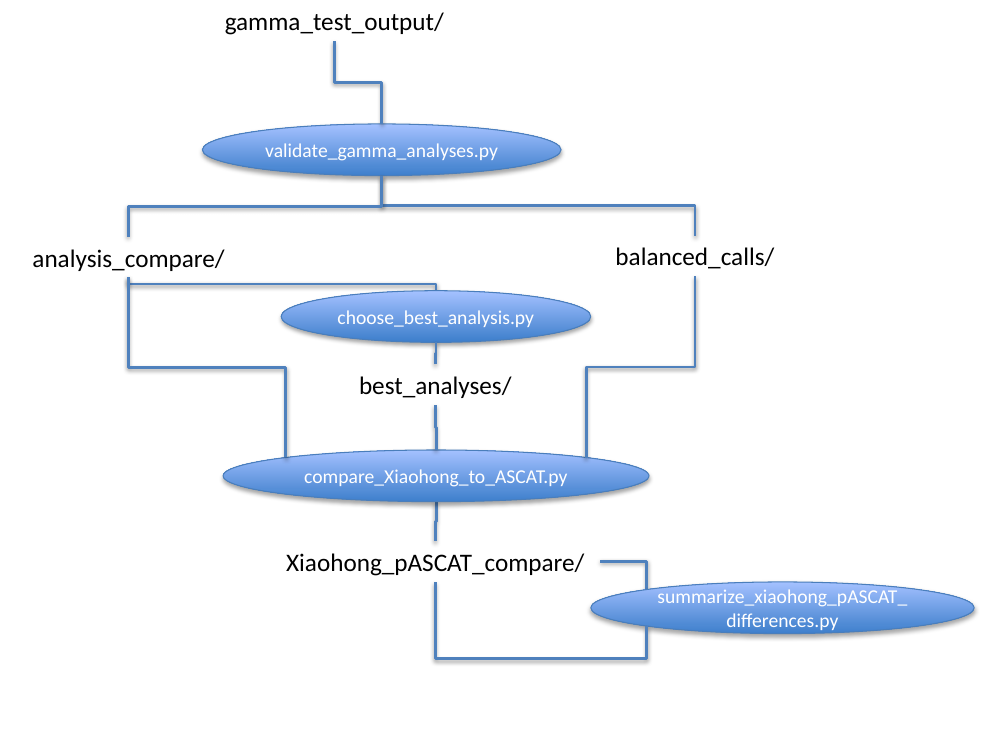
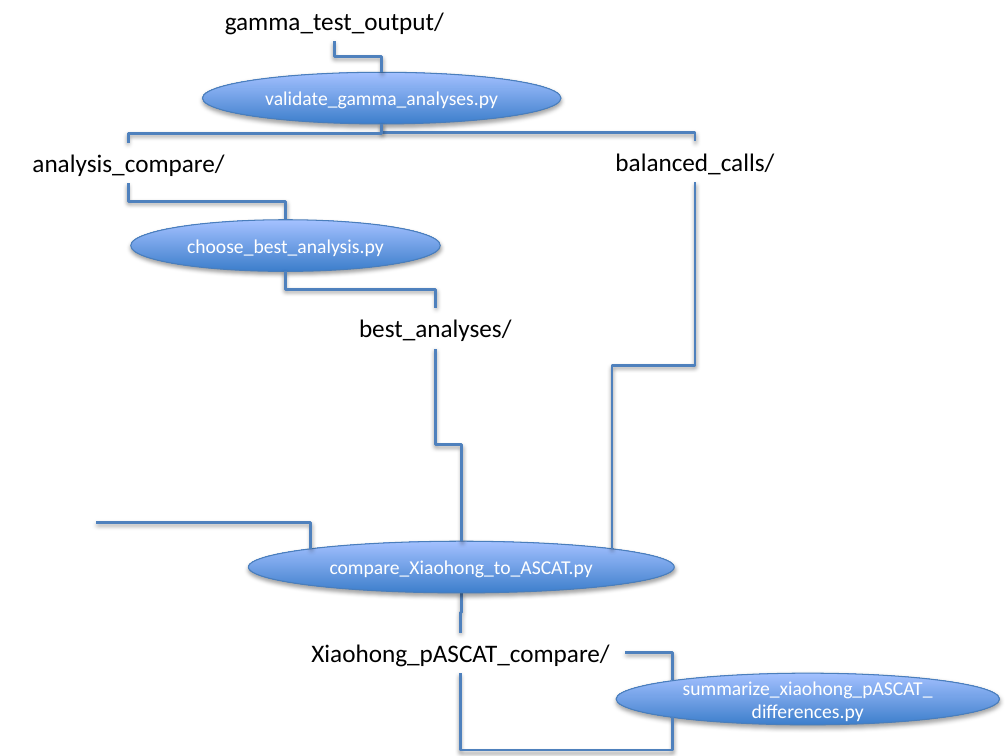
Before and after one commit to luciansmith/kuhner-python, a slide deck: slide 2 of Python program structure.pptx. Drawn at 1008x756 pixels with LibreOffice and Linux fonts; fonts in the diff are those of the drawing. Boxes give left, top, right and bottom in pixels: in the first picture for what was removed or moved away, otherwise in the second. Text is boxed around its words. In the diff, an @@ line names an element or a change of style, - is before the commit and + after.

```diff
--- a/Python program structure.pptx
+++ b/Python program structure.pptx
@@ elbow line moved from (382, 124) - (335, 40) to (382, 73) - (335, 40) @@
@@ ellipse "validate_gamma_analyses.py": place and size @@
-ellipse "validate_gamma_analyses.py" at bbox=[203, 124, 561, 175]
+ellipse "validate_gamma_analyses.py" at bbox=[203, 73, 561, 124]
@@ text "analysis_compare/": place and size @@
-text "analysis_compare/" at bbox=[32, 249, 224, 271]
+text "analysis_compare/" at bbox=[32, 154, 224, 176]
@@ elbow line moved from (382, 175) - (129, 237) to (382, 124) - (129, 142) @@
@@ elbow line moved from (382, 175) - (695, 236) to (382, 124) - (695, 141) @@
@@ text "balanced_calls/": place and size @@
-text "balanced_calls/" at bbox=[615, 247, 774, 269]
+text "balanced_calls/" at bbox=[615, 153, 774, 175]
@@ elbow line moved from (436, 290) - (129, 277) to (285, 220) - (129, 183) @@
@@ elbow line moved from (587, 458) - (695, 276) to (612, 548) - (695, 182) @@
@@ ellipse "choose_best_analysis.py": place and size @@
-ellipse "choose_best_analysis.py" at bbox=[281, 290, 591, 342]
+ellipse "choose_best_analysis.py" at bbox=[131, 220, 440, 271]
@@ elbow line moved from (435, 364) - (436, 343) to (435, 307) - (285, 271) @@
@@ text "best_analyses/": place and size @@
-text "best_analyses/" at bbox=[359, 376, 512, 398]
+text "best_analyses/" at bbox=[359, 319, 512, 341]
@@ elbow line moved from (436, 450) - (435, 405) to (462, 541) - (435, 349) @@
@@ elbow line moved from (285, 458) - (129, 277) to (310, 548) - (96, 523) @@
@@ 3 elbow lines, 2 ellipses, 1 text: place and size @@
-3 elbow lines, 2 ellipses, 1 text at bbox=[223, 450, 974, 659]
+3 elbow lines, 2 ellipses, 1 text at bbox=[248, 541, 999, 750]
```
Also in this commit, not shown: 14 other files.
